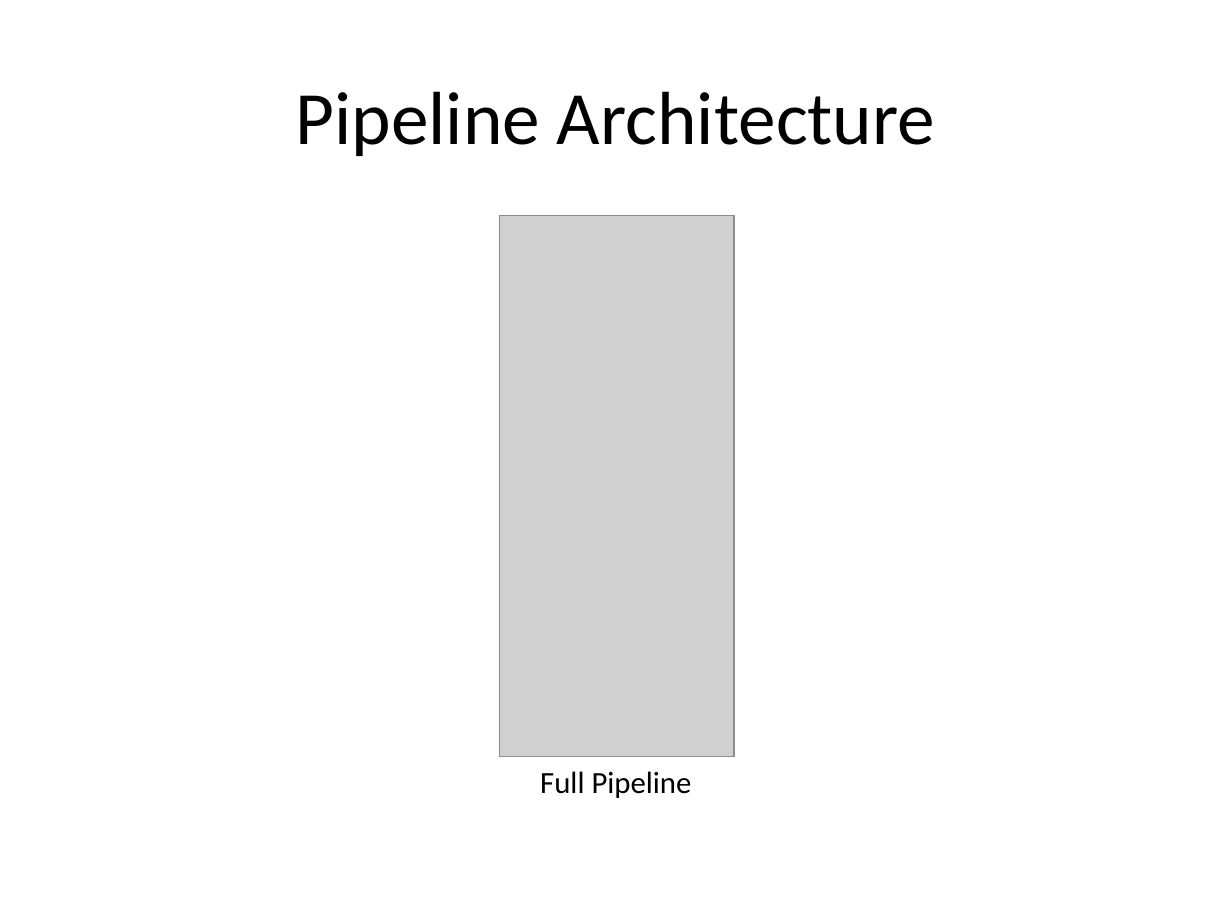
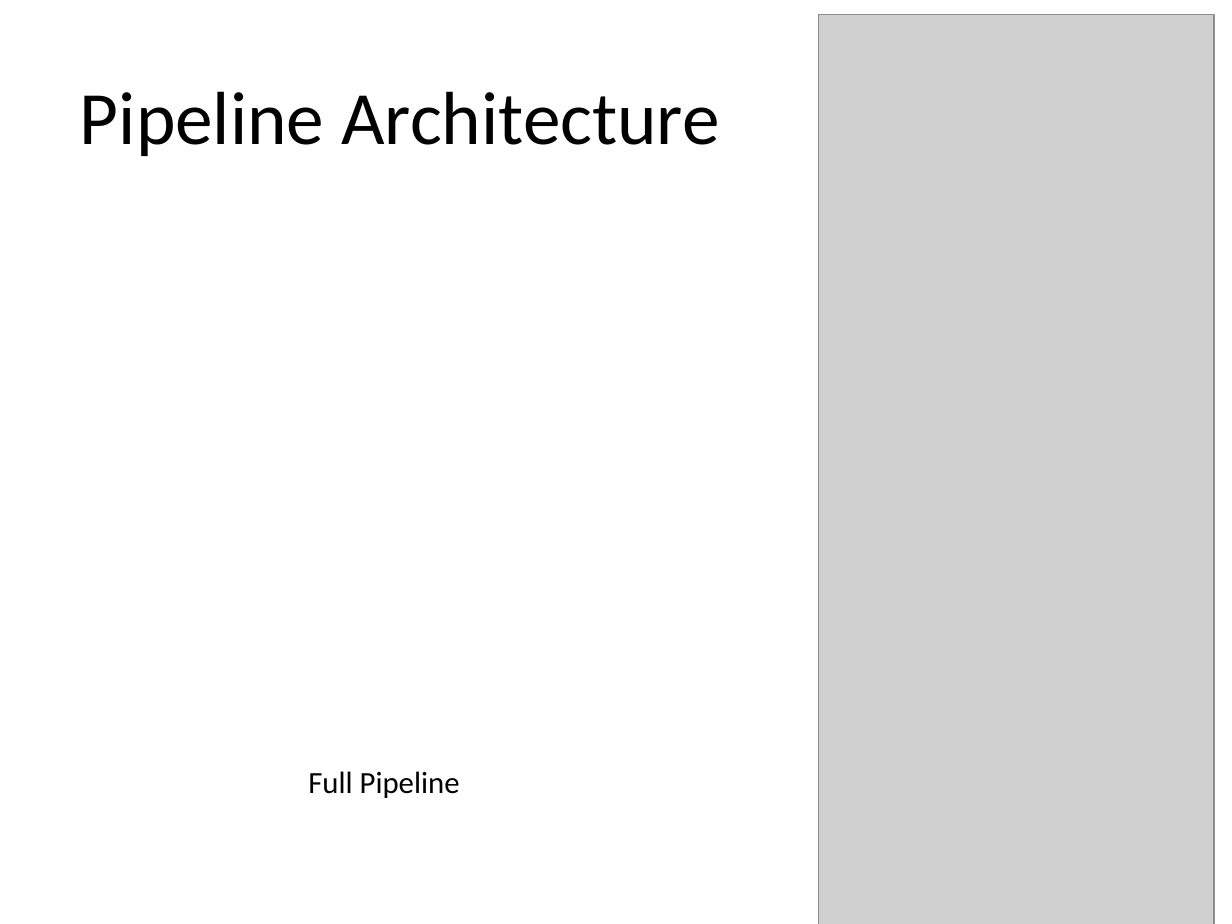
Before and after one commit to jphipps42/RJSF-POC, a slide deck: slide 8 of docs/TRANSFORMER_PIPELINE.pptx. Drawn at 1232x924 pixels with LibreOffice and Linux fonts; fonts in the diff are those of the drawing; grey boxes stand for pictures. Boxes give left, top, right and bottom in pixels: in the first picture for what was removed or moved away, otherwise in the second. Text is boxed around its words. In the diff, an @@ line names an element or a change of style, - is before the commit and + after.

```diff
--- a/docs/TRANSFORMER_PIPELINE.pptx
+++ b/docs/TRANSFORMER_PIPELINE.pptx
@@ picture: place and size @@
-picture at <box>500,216,734,756</box>
+picture at <box>818,15,1214,924</box>
@@ title "Pipeline Architecture": place and size @@
-title "Pipeline Architecture" at <box>296,91,935,156</box>
+title "Pipeline Architecture" at <box>80,91,719,156</box>
@@ text "Full Pipeline": place and size @@
-text "Full Pipeline" at <box>540,771,692,798</box>
+text "Full Pipeline" at <box>308,771,460,798</box>
```
Also in this commit, not shown: 8 other slides changed, 1 slide removed, 41 other files.
